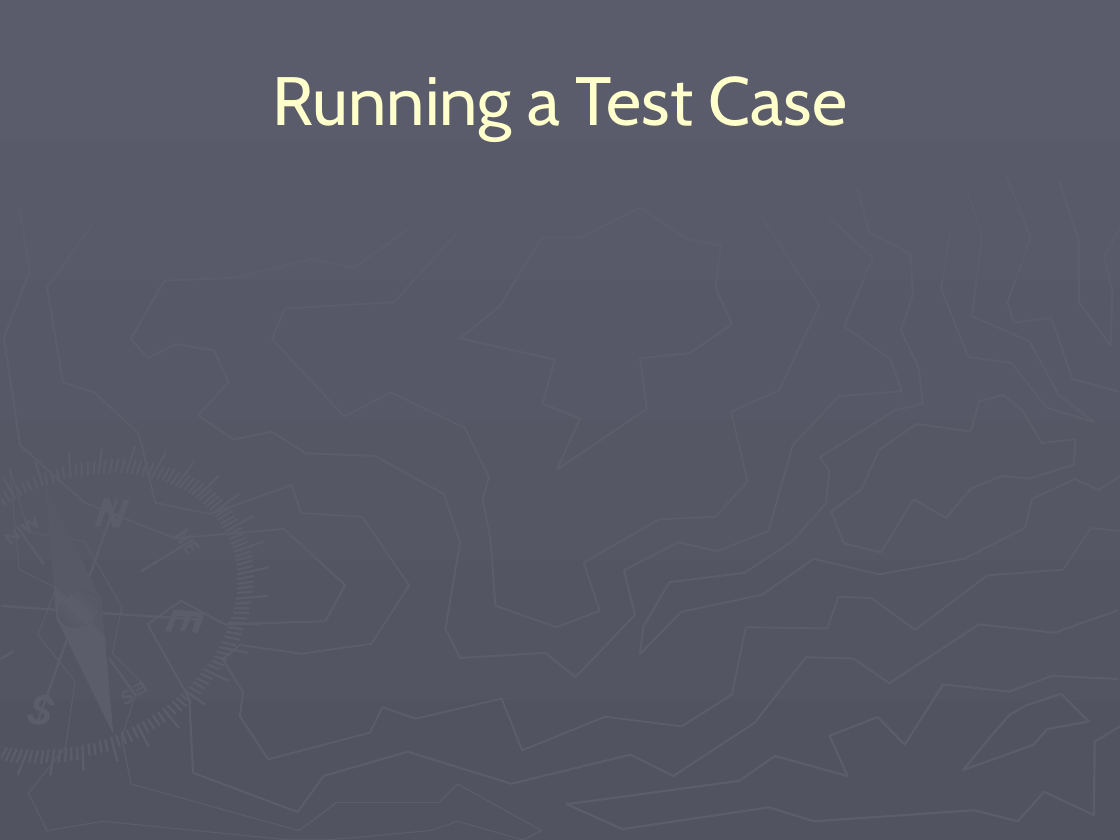
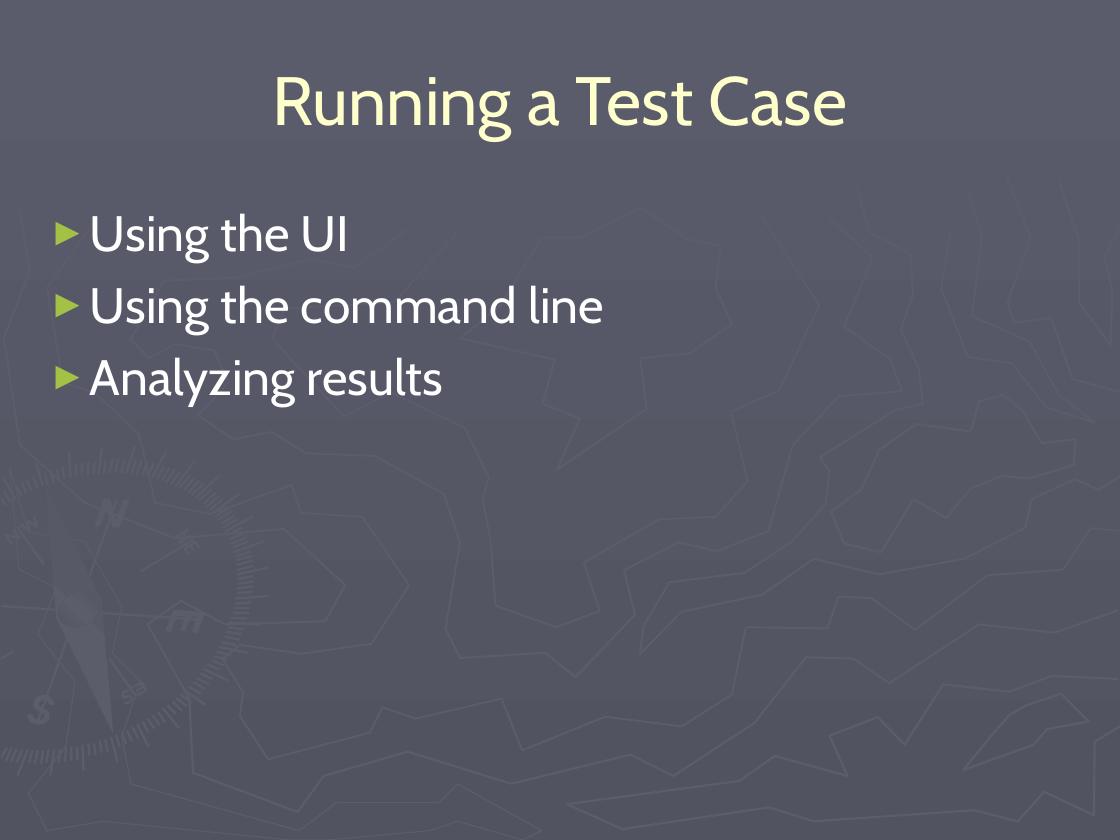
Before and after one commit to codeaudit/cougaar-cougaarunit, a slide deck: slide 13 of CougaarUnit/CougaarUnit Training.ppt (slide 10 before the commit). Drawn at 1120x840 pixels with LibreOffice and Linux fonts; fonts in the diff are those of the drawing. Boxes give left, top, right and bottom in pixels: in the first picture for what was removed or moved away, otherwise in the second. Text is boxed around its words. In the diff, an @@ line names an element or a change of style, - is before the commit and + after.

```diff
--- a/CougaarUnit/CougaarUnit Training.ppt
+++ b/CougaarUnit/CougaarUnit Training.ppt
@@ text added at [90, 213, 604, 406], 32 pt, text #FFFFFF @@
+► Using the UI
+► Using the command line
+► Analyzing results
```
Also in this commit, not shown: 3 other slides changed, 4 slides added.
